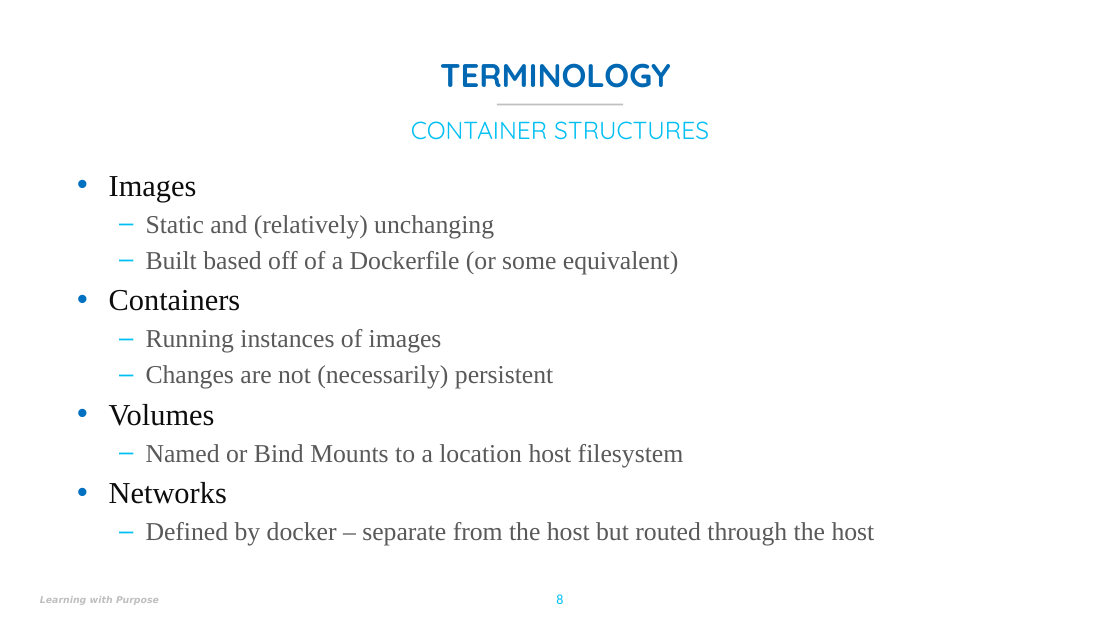
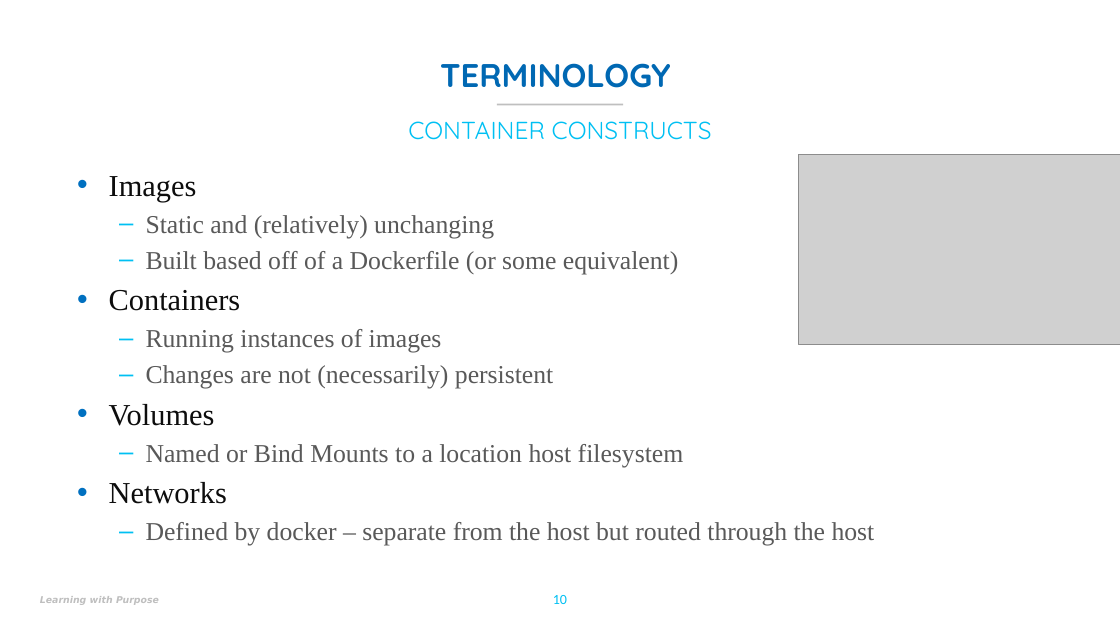
Before and after one commit to UMLCloudComputing/Docker, a slide deck: slide 10 of Slides/Docker-Panic-v1.pptx (slide 8 before the commit). Drawn at 1120x632 pixels with LibreOffice and Linux fonts; fonts in the diff are those of the drawing; grey boxes stand for pictures; background and template pictures are left out. Boxes give left, top, right and bottom in pixels: in the first picture for what was removed or moved away, otherwise in the second. Text is boxed around its words. In the diff, an @@ line names an element or a change of style, - is before the commit and + after.

Commit message:
Terminology + Demo-Start and LXC Start

```diff
--- a/Slides/Docker-Panic-v1.pptx
+++ b/Slides/Docker-Panic-v1.pptx
@@ text at <box>408,121,712,140</box>: text changed @@
-CONTAINER STRUCTURES
+CONTAINER CONSTRUCTS
@@ picture added at <box>798,154,1120,344</box> @@
@@ page number at <box>553,595,567,604</box>: text changed @@
-8
+10
```
Also in this commit, not shown: 3 other slides changed, 4 slides added, 1 other file.
